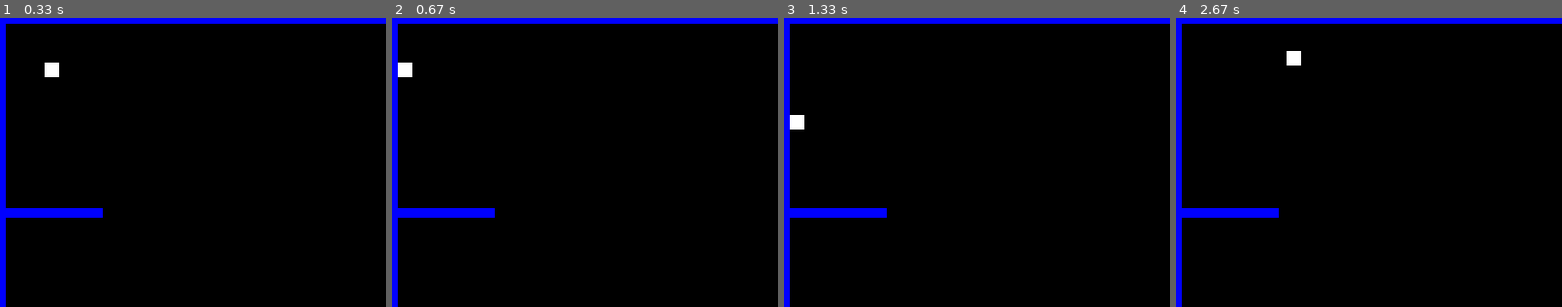
Above: before the commit, frames 1-4 (left to right).
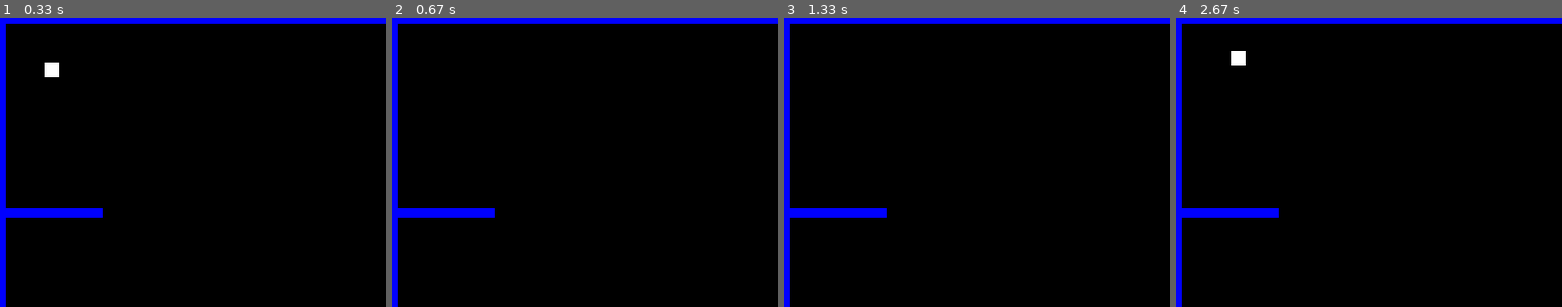
Above: after the commit, the same moments.

Repository: sondretre/PYgame_skoleoppgave
Game: pygame game, started from 1.Game.py
Same seed, same stepped clock (60 frames per second), same inputs: the game is played once before the commit and once after it.
Inputs:
- Up to frame 1 (0.33 s): no input
- Up to frame 2 (0.67 s): hold Left from 0.33 s (still down)
- Up to frame 3 (1.33 s): release Left at 0.87 s; hold Down 0.9-1.2 s
- Up to frame 4 (2.67 s): hold Up 1.67-2.03 s; hold Right from 2.07 s (still down)
The pictures show only the part of the screen within x 0-50%, y 0-50%; the shares and areas given below are measured in that part.

Frame 1 is identical in both runs. In frame 2, 0.2% of the frame differs, in the area x 1-6%, y 15-21%; in frame 3, 0.2%; in frame 4, 0.4%, in the area x 14-33%, y 11-17%.

Commit message:
01:00 endringer

Diff:
--- a/1.Game.py
+++ b/1.Game.py
@@ -41,6 +41,7 @@
 wall_list.add(wall)
 all_sprite_list.add(wall)
 
+
 clock = pygame.time.Clock()
 
 done = False
--- a/ASprites.py
+++ b/ASprites.py
@@ -1,11 +1,6 @@
-import os
-import sys
-import random
+#endre til class fill
+
 import pygame
-import math
-from pygame.locals import *
-#import 1.Settings
-#import 1.utility
 
 black = (0,0,0)
 white = (255,255,255)
@@ -50,10 +45,11 @@
         for block in block_hit_list:
 
             if self.change_x > 0:
+                self.rect.left = block.rect.right
+                #self.rect.right = block.rect.left
+            else:
+                #self.rect.left = block.rect.right
                 self.rect.right = block.rect.left
-            else:
-                self.rect.left = block.rect.right
-
         self.rect.y += self.change_y
 
         block_hit_list = pygame.sprite.spritecollide(self, walls, False)
@@ -63,59 +59,3 @@
                 self.rect.bottom = block.rect.top
             else:
                 self.rect.top = block.rect.bottom
-
-
-
-
-#class Element(pygame.sprite.Sprite):
-#    def __init__(self, graphic):
-#        pygame.sprite.Sprite.__init__(self)
-#        filename = os.path.join(settings.ASSETS_DIR, graphic['filename'])
-#        self.image = Utility.load_image(filename, graphic['size'])
-#        self.rect = self.image.get_rect()
-#
-#    def update(self):
-#        if settings.DEBUG:
-#            draw_rect = self.rect
-#            draw_rect = pygame.rect.Rect(0,0, self.rect.width-1, self.rect.height -1)
-#            pygame.draw.rect(self.image, (0, 0, 0), draw_rect, 1)
-#
-#class StaticElement(Element):
-#    def __init__(self, graphic, position):
-#        Element.__init__(self, graphic)
-#        self.rect.left = position[0]
-#        self.rect.top = position[1]
-#
-#class MovingElement(StaticElement):
-#    def __init__(self, graphic, position, speed):
-#        StaticElement.__init__(self, graphic, position)
-#        self.dx = speed[0]
-#        self.dy = speed[1]
-#
-#    def update(self):
-#        StaticElement.update(self)
-#        self.rect.left += self.dx
-#        self.rect.top += self.dy
-#
-#class BouncingElement(MovingElement):
-#    def update(self):
-#        MovingElement.update(self)
-#        if (self.rect.left <= 0) or (self.rect.right > settings.SCREEN_WIDTH):
-#            self.dx *= -1
-#
-#        if (self.rect.top <= 0) or (self.rect.bottom >= settings.SCREEN_HEIGHT):
-#            self.dy *= -1
-
-#class PlayerElement(MovingElement):
-#    def __init__(self, graphic, position, speed):
-#        MovingElement.__init__(self, graphic, position, speed)
-#        self.dx = speed[1]
-#        self.dy = speed[1]
-#    def update(self):
-#        MovingElement.update(self)
-#
-#    def move_left(pixler):
-#        self.rect.left -= pixler
-#
-#    def move_right(pixler):
-#        self.rect.right -= pixler
